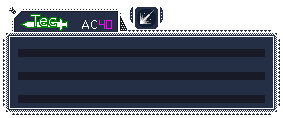
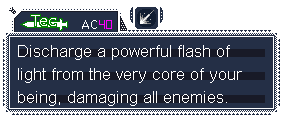
Comparing the layer stacks of the two (283, 118) images. Changes:
added layer "Discharge a powerful flash of ..." above "BG" over [18, 45, 242, 106]
